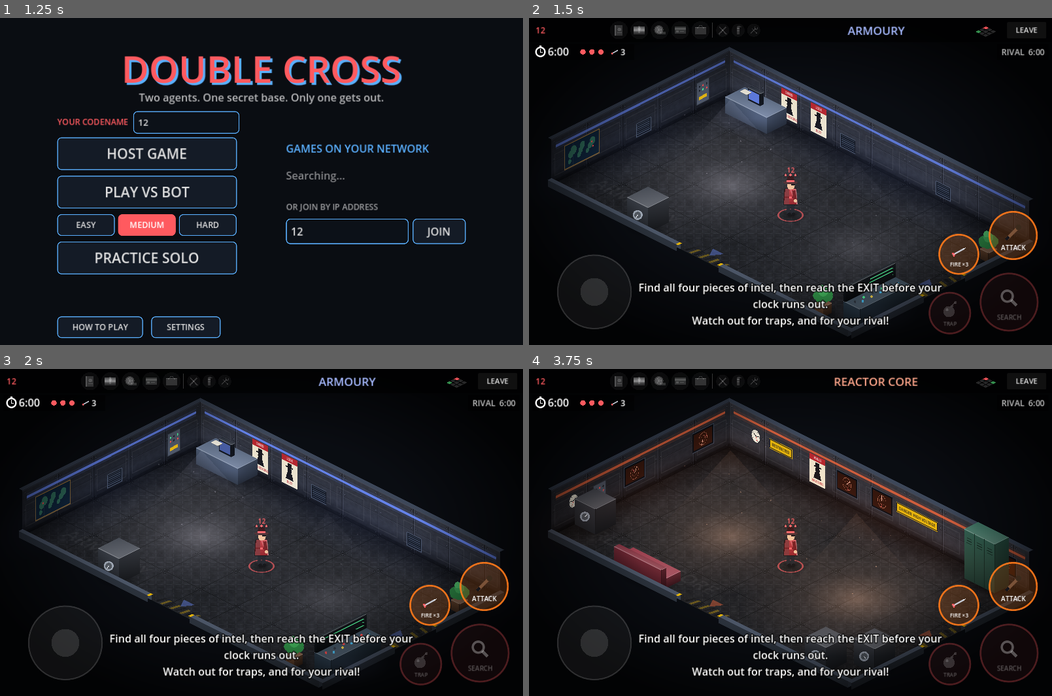
Above: before the commit, frames 1-4 (two rows, left to right).
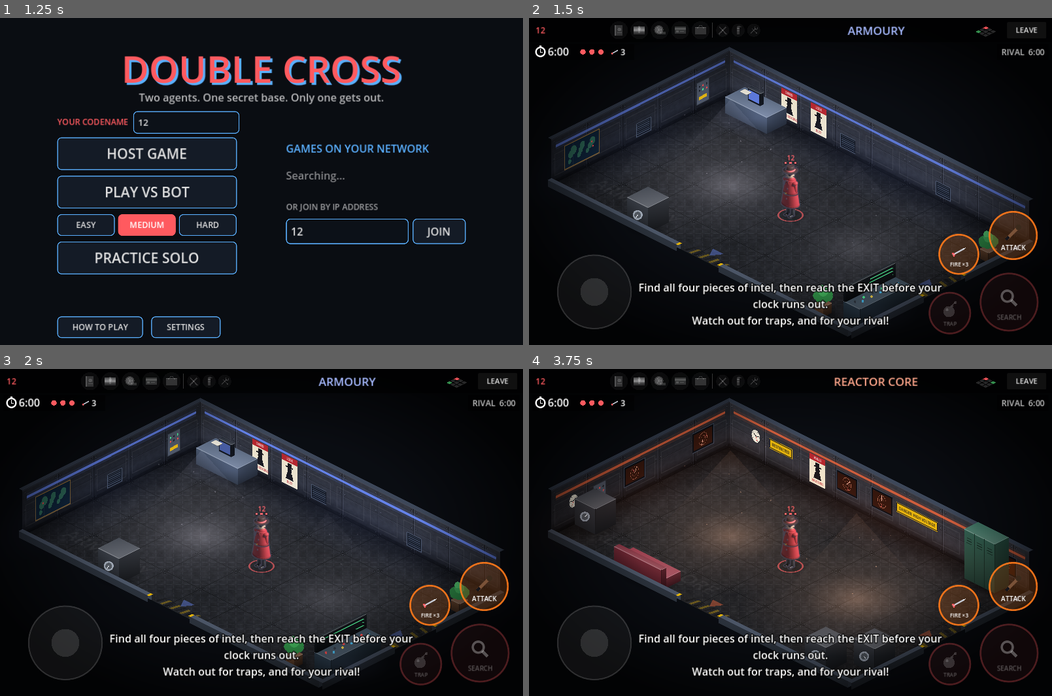
Above: after the commit, the same moments.

Repository: petherin/doublecross
Game: Godot game, scene res://scenes/main.tscn
Two runs of this game, one before a commit and one after it. Both use one fixed random seed, a clock stepped at 60 frames per second and the inputs below.
Inputs (mouse positions are in pixels of both pictures, inside the frame that each line leads up to):
- Up to frame 1 (1.25 s): click (188, 122) at 0.52 s; type "12" at 0.6 s; click (345, 230) at 0.75 s; type "12" at 0.83 s
- Up to frame 2 (1.5 s): click "PLAY VS BOT" at 1.25 s
- Up to frame 3 (2 s): no input
- Up to frame 4 (3.75 s): click "LEAVE" at 2 s; click (874, 581) at 2.77 s; type "12" at 2.85 s; click "PLAY VS BOT" at 3.5 s

Frame 1 is identical in both runs. In frame 2, 0.4% of the frame differs, in the area x 48-52%, y 41-62%; in frame 3, 0.4%; in frame 4, 0.4%.

Commit message:
Blender pipeline: 3D-modelled, pre-rendered agent sprites
tools/blender/build_agents.py builds both spies in Blender (bpy 4.2):
trench coat with belt, buckle and shoulders, fedora with team band,
sunglasses, spy nose, jointed arms and legs, and a cosh. It poses them for
idle, walk (8 frames), search, cosh swing, hurt and knocked-down, and
renders 8 directions with Cycles and Freestyle ink outlines from an
orthographic camera at the game's isometric angle, then packs sprite
sheets plus agents.json (frame size, foot anchor, scale, animations).

The game draws agents from the sheets (direction from facing, frame from
state) with the existing shadow, ring, name tag, pips, stars, soot and
hit tints as overlays, and falls back to the drawn agent if sheets are
missing.

Co-Authored-By: Claude Opus 5.5 <noreply@anthropic.com>
Claude-Session: https://claude.ai/code/session_01P74PWHFE1RDNVbPBsrf3EN

Diff:
--- /dev/null
+++ b/assets/sprites/agents.json
@@ -0,0 +1,39 @@
+{
+  "frame": 192,
+  "directions": 8,
+  "anims": {
+    "idle": {
+      "start": 0,
+      "count": 2
+    },
+    "walk": {
+      "start": 2,
+      "count": 8
+    },
+    "search": {
+      "start": 10,
+      "count": 4
+    },
+    "swing": {
+      "start": 14,
+      "count": 4
+    },
+    "hurt": {
+      "start": 18,
+      "count": 1
+    },
+    "down": {
+      "start": 19,
+      "count": 1
+    }
+  },
+  "sheets": {
+    "crimson": "res://assets/sprites/agent_crimson.png",
+    "cobalt": "res://assets/sprites/agent_cobalt.png"
+  },
+  "anchor": [
+    96.0,
+    154.84
+  ],
+  "pixels_per_metre": 63.953
+}
--- a/scripts/agent.gd
+++ b/scripts/agent.gd
@@ -25,6 +25,8 @@
 var move_input := Vector2.ZERO
 
 var display_name := "Agent"
+## Which sprite sheet to draw ("crimson" / "cobalt"); empty = drawn fallback.
+var sheet_name := ""
 var coat := Color("b3262e")
 var hat := Color("2a0d10")
 var accent := Color("ff5a5f")
@@ -70,6 +72,7 @@
 	coat = style["coat"]
 	hat = style["hat"]
 	accent = style["accent"]
+	sheet_name = style.get("sheet", "")
 
 
 func _physics_process(delta: float) -> void:
@@ -260,8 +263,108 @@
 
 
 ## Draws this agent onto the room renderer `ci` (so it can be depth-sorted
-## with the furniture). Upright, stylised spy in a trench coat and fedora.
+## with the furniture), using the Blender-rendered sprite sheet if there is one.
 func paint(ci: CanvasItem) -> void:
+	if _sheet() != null:
+		_paint_sprite(ci)
+	else:
+		_paint_vector(ci)
+
+
+# ---------------------------------------------------------------- sprites
+
+static var _meta := {}
+static var _sheets := {}
+## Agent height on screen, in pixels, at normal size.
+const SPRITE_HEIGHT := 120.0
+const SPRITE_METRES := 1.95
+
+
+static func _load_meta() -> Dictionary:
+	if _meta.is_empty() and FileAccess.file_exists("res://assets/sprites/agents.json"):
+		var parsed = JSON.parse_string(FileAccess.get_file_as_string("res://assets/sprites/agents.json"))
+		if parsed is Dictionary:
+			_meta = parsed
+	return _meta
+
+
+func _sheet() -> Texture2D:
+	if sheet_name == "":
+		return null
+	if not _sheets.has(sheet_name):
+		var m := _load_meta()
+		var tex: Texture2D = null
+		if m.has("sheets") and m["sheets"].has(sheet_name) and ResourceLoader.exists(m["sheets"][sheet_name]):
+			tex = load(m["sheets"][sheet_name])
+		_sheets[sheet_name] = tex
+	return _sheets[sheet_name]
+
+
+## Which animation and frame to show right now.
+func _sprite_frame() -> Array:
+	var ko := ko_time > 0.0
+	if ko and ko_kind == "DOWN":
+		return ["down", 0]
+	if hurt_time > 0.0 or ko:
+		return ["hurt", 0]
+	if attack_anim > 0.0:
+		return ["swing", int(clampf(1.0 - attack_anim / 0.3, 0.0, 0.999) * 4.0)]
+	if searching:
+		return ["search", int(_walk * 0.6) % 4]
+	if moving:
+		return ["walk", int(fposmod(_walk, TAU) / TAU * 8.0) % 8]
+	return ["idle", int(Time.get_ticks_msec() / 700) % 2]
+
+
+func _paint_sprite(ci: CanvasItem) -> void:
+	var m := _load_meta()
+	var tex := _sheet()
+	var fsize: float = m["frame"]
+	var dirs: int = m["directions"]
+	var anchor := Vector2(m["anchor"][0], m["anchor"][1])
+	var scale_f := SPRITE_HEIGHT / (SPRITE_METRES * float(m["pixels_per_metre"]))
+	var foot := World.iso(position)
+	var ko := ko_time > 0.0
+	var ko_age := _ko_total - ko_time
+	if ko and ko_kind == "SPRING" and ko_age < 0.9:
+		foot.y -= sin(ko_age / 0.9 * PI) * 160.0
+
+	# Shadow and team ring on the floor.
+	ci.draw_set_transform(World.iso(position), 0.0, Vector2(1.0, 0.5))
+	ci.draw_texture_rect(Art.soft(), Rect2(-40, -40, 80, 80), false, Color(0, 0, 0, 0.7))
+	ci.draw_arc(Vector2.ZERO, 30.0, 0.0, TAU, 40, Color(accent, 0.6), 3.0, true)
+
+	var fr := _sprite_frame()
+	var anim: Dictionary = m["anims"][fr[0]]
+	var col: int = int(anim["start"]) + int(fr[1])
+	var d := posmod(int(round(facing / (TAU / dirs))), dirs)
+	var region := Rect2(col * fsize, d * fsize, fsize, fsize)
+	# Dizzy wobble while knocked out by a trap.
+	var tilt := sin(_walk * 1.3) * 0.18 if ko and ko_kind != "DOWN" else 0.0
+	var tint := Color.WHITE
+	if soot > 0.0:
+		tint = tint.lerp(Color(0.28, 0.25, 0.23), minf(1.0, soot * 1.4))
+	if hurt_time > 0.0:
+		tint = tint.lerp(Color(1.0, 0.45, 0.45), hurt_time / 0.3)
+	ci.draw_set_transform(foot, tilt, Vector2(scale_f, scale_f))
+	ci.draw_texture_rect_region(tex, Rect2(-anchor, Vector2(fsize, fsize)), region, tint)
+	if has_case and not searching and attack_anim <= 0.0 and not ko:
+		# The briefcase, carried at the side.
+		var side := Vector2.from_angle(facing + PI / 2)
+		var hand := World.floor_to_screen_dir(side) * 26.0 / scale_f + Vector2(0, -52.0 / scale_f)
+		ci.draw_set_transform(foot + hand * scale_f, 0.0, Vector2.ONE)
+		ci.draw_rect(Rect2(-10, -2, 20, 14), Color("7a5238"))
+		ci.draw_rect(Rect2(-10, -2, 20, 3), Color("946645"))
+		ci.draw_rect(Rect2(-2, 0, 4, 3), Color("e8c25a"))
+		ci.draw_rect(Rect2(-10, -2, 20, 14), Color(0, 0, 0, 0.6), false, 1.5)
+	ci.draw_set_transform(Vector2.ZERO, 0.0, Vector2.ONE)
+	_paint_overlays(ci, foot, ko, SPRITE_HEIGHT + 14.0 if not (ko and ko_kind == "DOWN") else 50.0)
+
+
+# ---------------------------------------------------------------- drawn fallback
+
+## The original drawn-in-code spy (used if the sprite sheets are missing).
+func _paint_vector(ci: CanvasItem) -> void:
 	var foot := World.iso(position)
 	var ko := ko_time > 0.0
 	var ko_age := _ko_total - ko_time
@@ -378,14 +481,19 @@
 		ci.draw_rect(Rect2(hand + Vector2(-1, 4), Vector2(4, 3)), Color("e8c25a"))
 	ci.draw_circle(hand, 4.0, skin)
 
+	ci.draw_set_transform(Vector2.ZERO, 0.0, Vector2.ONE)
+	_paint_overlays(ci, foot, ko)
+
+
+## Name tag, health pips, smoke, dizzy stars and the search bubble.
+func _paint_overlays(ci: CanvasItem, foot: Vector2, ko: bool, top := 104.0) -> void:
 	# Name tag (unflipped)
-	ci.draw_set_transform(Vector2.ZERO, 0.0, Vector2.ONE)
 	var font := ThemeDB.fallback_font
 	var size := int(16 * Ui.scale())
 	var w := font.get_string_size(display_name, HORIZONTAL_ALIGNMENT_LEFT, -1, size).x
-	ci.draw_string(font, foot + Vector2(-w / 2, -104), display_name, HORIZONTAL_ALIGNMENT_LEFT, -1, size, accent)
+	ci.draw_string(font, foot + Vector2(-w / 2, -top), display_name, HORIZONTAL_ALIGNMENT_LEFT, -1, size, accent)
 	for i in max_hp:
-		var pip := foot + Vector2((i - (max_hp - 1) / 2.0) * 12.0, -98)
+		var pip := foot + Vector2((i - (max_hp - 1) / 2.0) * 12.0, -top + 6.0)
 		ci.draw_circle(pip, 4.0, Color(0, 0, 0, 0.6))
 		ci.draw_circle(pip, 3.0, accent if i < hp else Color(1, 1, 1, 0.15))
 
@@ -404,13 +512,13 @@
 	if ko:
 		for i in 4:
 			var a := _walk * 1.5 + i * TAU / 4.0
-			var sp := foot + Vector2(cos(a) * 26.0, -102.0 + sin(a) * 8.0)
+			var sp := foot + Vector2(cos(a) * 26.0, -top + 2.0 + sin(a) * 8.0)
 			_star(ci, sp, 7.0, Color("ffd23f"))
 
 	# Thought bubble while searching (with a progress ring for your own agent)
 	if searching:
-		var b := foot + Vector2(30, -128)
-		ci.draw_circle(foot + Vector2(18, -104), 3.0, Color.WHITE)
+		var b := foot + Vector2(30, -top - 24.0)
+		ci.draw_circle(foot + Vector2(18, -top), 3.0, Color.WHITE)
 		ci.draw_circle(b, 17.0, Color.WHITE)
 		if is_local:
 			ci.draw_arc(b, 21.0, -PI / 2, -PI / 2 + TAU * search_progress, 32, accent, 4.0, true)
--- a/scripts/game.gd
+++ b/scripts/game.gd
@@ -44,8 +44,8 @@
 const AIM_CONE := 0.6           # auto-aim at a rival within this angle (radians)
 
 const STYLES := [
-	{"name": "AGENT CRIMSON", "coat": Color("b3262e"), "hat": Color("2a0d10"), "accent": Color("ff5a5f")},
-	{"name": "AGENT COBALT", "coat": Color("1f5fae"), "hat": Color("0b1a33"), "accent": Color("5ab0ff")},
+	{"name": "AGENT CRIMSON", "coat": Color("b3262e"), "hat": Color("2a0d10"), "accent": Color("ff5a5f"), "sheet": "crimson"},
+	{"name": "AGENT COBALT", "coat": Color("1f5fae"), "hat": Color("0b1a33"), "accent": Color("5ab0ff"), "sheet": "cobalt"},
 ]
 
 var world: World
Binary file added: assets/sprites/agent_cobalt.png
Not shown, added: assets/sprites/agent_cobalt.png.import
Binary file added: assets/sprites/agent_crimson.png
Not shown, added: assets/sprites/agent_crimson.png.import
Not shown, added: tools/.gdignore
